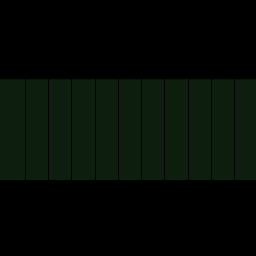
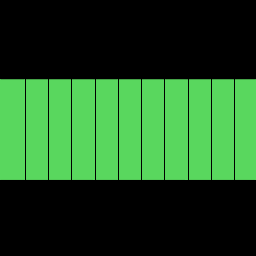
Before/after of a w=256, h=256 layered artwork. What changed in the layer stack:
showed "Layer 1 copy" over [0, 79, 256, 180]
